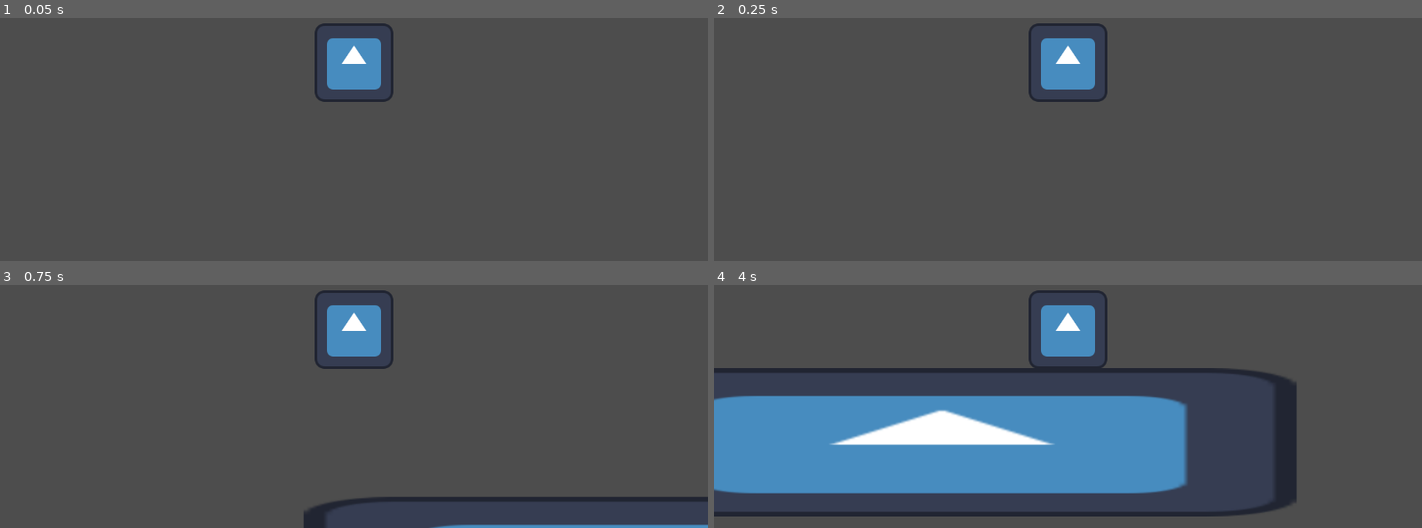
Above: before the commit, frames 1-4 (two rows, left to right).
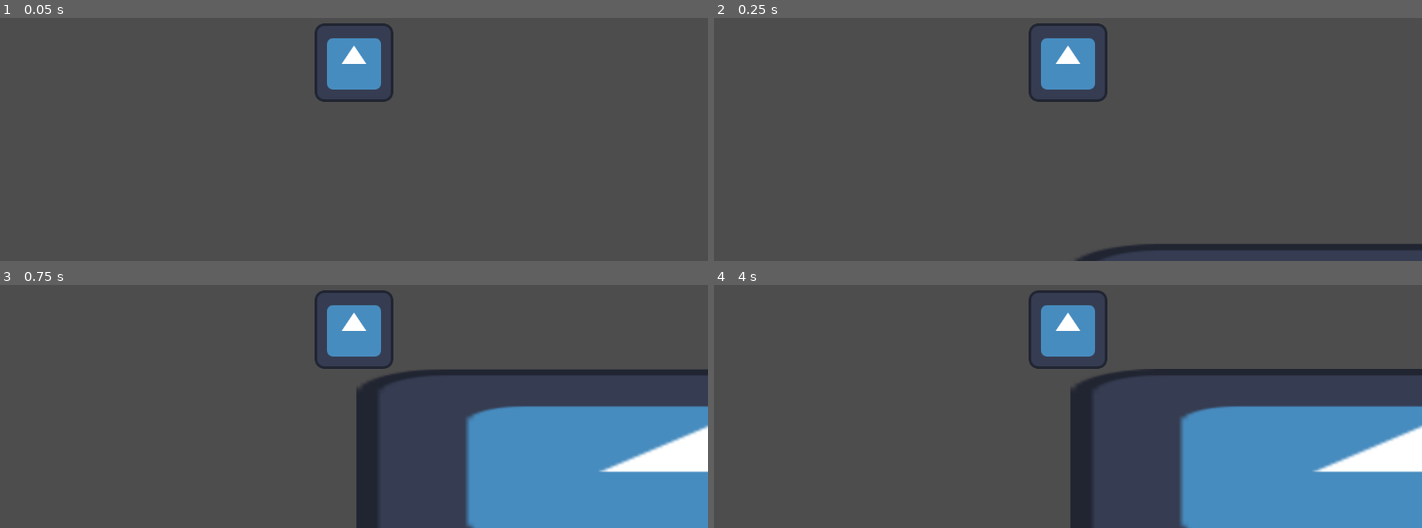
Above: after the commit, the same moments.

Repository: FoxedGuy/rune-ruins
Game: Godot game, scene res://PlayerTest.tscn
Two runs of this game, one before a commit and one after it. Both use one fixed random seed, a clock stepped at 60 frames per second and the inputs below. Before the commit the project starts from res://player_test.tscn. The engine's default icon, where the game draws it, is replaced by a stand-in: a white triangle on a blue panel in a dark square.
Inputs:
- Up to frame 1 (0.05 s): no input
- Up to frame 2 (0.25 s): no input
- Up to frame 3 (0.75 s): tap Enter (ui_accept) at 0.5, 0.6 s; hold Right (ui_right) from 0.53 s (still down)
- Up to frame 4 (4 s): tap W (move_jump, bound only after the commit) at 0.77, 0.8, 1.07, 1.35, 1.52, 1.82, 2.3, 3.02, 3.32, 3.6, 3.77 s; tap Enter (ui_accept) at 1.55, 2.1, 2.85 s; release Right (ui_right) at 2.03 s; hold Left (ui_left) 2.03-2.78 s; hold Right (ui_right) from 2.78 s (still down)

Frame 1 is identical in both runs. In frame 2, 1.5% of the frame differs, in the area x 51-100%, y 93-100%; in frame 3, 21%; in frame 4, 48%, in the area x 0-100%, y 34-100%.

Commit message:
made stand-alone Player scene, renamed files and little player script changes

Diff:
--- a/character_body_2d.gd
+++ b/Player.gd
@@ -5,20 +5,28 @@
 @onready
 var sprite = $Sprite2D
 
-# TODO: should be changed along the way
-var health = 100
-var mana = 30
-var stamina = 50
-var is_attacking: bool = false
+var health: int
+var mana: int
+var stamina: int
 var weapon
 
+# TODO: implement states
+var move_state
+var attack_state
+
+func _ready() -> void:
+	health = 100
+	mana = 50
+	stamina = 80
+
+signal health_changed(new_value)
+
 func attack() -> void:
-	is_attacking = true
 	stamina -= 10
-	is_attacking = false
 
 func get_damage(damage: int) -> void:
 	health -= damage
+	health_changed.emit(health)
 
 func _input(event: InputEvent) -> void:
 	pass
@@ -29,12 +37,12 @@
 		velocity += get_gravity() * delta
 
 	# Handle jump.
-	if Input.is_action_just_pressed("ui_accept") and is_on_floor():
+	if Input.is_action_just_pressed("move_jump") and is_on_floor():
 		velocity.y = JUMP_VELOCITY
 
 	# Get the input direction and handle the movement/deceleration.
 	# As good practice, you should replace UI actions with custom gameplay actions.
-	var direction := Input.get_axis("ui_left", "ui_right")
+	var direction := Input.get_axis("move_left ", "move_right")
 	if direction:
 		velocity.x = direction * SPEED
 	else:
--- /dev/null
+++ b/Player.tscn
@@ -0,0 +1,22 @@
+[gd_scene format=3 uid="uid://b1osu3hae0plb"]
+
+[ext_resource type="Script" uid="uid://cvscmr36uswp3" path="res://Player.gd" id="1_kpjcp"]
+[ext_resource type="Texture2D" uid="uid://lo573ehi77hb" path="res://icon.svg" id="2_kne1u"]
+
+[sub_resource type="RectangleShape2D" id="RectangleShape2D_1snfn"]
+size = Vector2(128, 128)
+
+[node name="Player" type="Node2D" unique_id=969352430]
+
+[node name="PlayerBody" type="CharacterBody2D" parent="." unique_id=779677344]
+script = ExtResource("1_kpjcp")
+
+[node name="CollisionShape2D" type="CollisionShape2D" parent="PlayerBody" unique_id=1948084570]
+shape = SubResource("RectangleShape2D_1snfn")
+
+[node name="Sprite2D" type="Sprite2D" parent="PlayerBody" unique_id=1415132394]
+texture = ExtResource("2_kne1u")
+
+[node name="Camera2D" type="Camera2D" parent="PlayerBody" unique_id=1527530365]
+ignore_rotation = false
+position_smoothing_speed = 2.0
--- /dev/null
+++ b/PlayerTest.tscn
@@ -0,0 +1,22 @@
+[gd_scene format=3 uid="uid://tw3s7qmlfg2g"]
+
+[ext_resource type="PackedScene" uid="uid://b1osu3hae0plb" path="res://Player.tscn" id="1_kleso"]
+[ext_resource type="Texture2D" uid="uid://lo573ehi77hb" path="res://icon.svg" id="2_hgdec"]
+
+[sub_resource type="RectangleShape2D" id="RectangleShape2D_yadnk"]
+size = Vector2(1154.5, 327.5)
+
+[node name="PlayerTest" type="Node2D" unique_id=1392176214]
+
+[node name="Player" parent="." unique_id=969352430 instance=ExtResource("1_kleso")]
+
+[node name="StaticBody2D" type="StaticBody2D" parent="." unique_id=825450937]
+
+[node name="Sprite2D" type="Sprite2D" parent="StaticBody2D" unique_id=297032902]
+position = Vector2(581.5, 487.5)
+scale = Vector2(9.0234375, 2.5390625)
+texture = ExtResource("2_hgdec")
+
+[node name="CollisionShape2D" type="CollisionShape2D" parent="StaticBody2D" unique_id=72043356]
+position = Vector2(579.75, 488.25)
+shape = SubResource("RectangleShape2D_yadnk")
--- a/player_test.tscn
+++ /dev/null
@@ -1,36 +0,0 @@
-[gd_scene format=3 uid="uid://b1osu3hae0plb"]
-
-[ext_resource type="Script" uid="uid://cvscmr36uswp3" path="res://character_body_2d.gd" id="1_e0b2u"]
-[ext_resource type="Texture2D" uid="uid://lo573ehi77hb" path="res://icon.svg" id="1_xys6k"]
-
-[sub_resource type="RectangleShape2D" id="RectangleShape2D_1snfn"]
-size = Vector2(128, 128)
-
-[sub_resource type="RectangleShape2D" id="RectangleShape2D_e0b2u"]
-size = Vector2(1159, 242)
-
-[node name="player_test_scene" type="Node2D" unique_id=969352430]
-
-[node name="CharacterBody2D" type="CharacterBody2D" parent="." unique_id=779677344]
-script = ExtResource("1_e0b2u")
-
-[node name="CollisionShape2D" type="CollisionShape2D" parent="CharacterBody2D" unique_id=1948084570]
-shape = SubResource("RectangleShape2D_1snfn")
-
-[node name="Sprite2D" type="Sprite2D" parent="CharacterBody2D" unique_id=1415132394]
-texture = ExtResource("1_xys6k")
-
-[node name="Camera2D" type="Camera2D" parent="CharacterBody2D" unique_id=1527530365]
-ignore_rotation = false
-position_smoothing_speed = 2.0
-
-[node name="StaticBody2D" type="StaticBody2D" parent="." unique_id=472813825]
-
-[node name="CollisionShape2D" type="CollisionShape2D" parent="StaticBody2D" unique_id=1686217305]
-position = Vector2(574, 665)
-shape = SubResource("RectangleShape2D_e0b2u")
-
-[node name="Sprite2D" type="Sprite2D" parent="StaticBody2D" unique_id=1075252337]
-position = Vector2(575, 664)
-scale = Vector2(9.015625, 1.8906249)
-texture = ExtResource("1_xys6k")
--- a/project.godot
+++ b/project.godot
@@ -11,7 +11,7 @@
 [application]
 
 config/name="Nowy projekt gry"
-run/main_scene="uid://b1osu3hae0plb"
+run/main_scene="uid://tw3s7qmlfg2g"
 config/features=PackedStringArray("4.6", "Forward Plus")
 config/icon="res://icon.svg"
 
@@ -20,6 +20,29 @@
 version_control/plugin_name="GitPlugin"
 version_control/autoload_on_startup=true
 
+[input]
+
+move_right={
+"deadzone": 0.2,
+"events": [Object(InputEventKey,"resource_local_to_scene":false,"resource_name":"","device":-1,"window_id":0,"alt_pressed":false,"shift_pressed":false,"ctrl_pressed":false,"meta_pressed":false,"pressed":false,"keycode":0,"physical_keycode":68,"key_label":0,"unicode":100,"location":0,"echo":false,"script":null)
+]
+}
+"move_left "={
+"deadzone": 0.2,
+"events": [Object(InputEventKey,"resource_local_to_scene":false,"resource_name":"","device":-1,"window_id":0,"alt_pressed":false,"shift_pressed":false,"ctrl_pressed":false,"meta_pressed":false,"pressed":false,"keycode":0,"physical_keycode":65,"key_label":0,"unicode":97,"location":0,"echo":false,"script":null)
+]
+}
+move_jump={
+"deadzone": 0.2,
+"events": [Object(InputEventKey,"resource_local_to_scene":false,"resource_name":"","device":-1,"window_id":0,"alt_pressed":false,"shift_pressed":false,"ctrl_pressed":false,"meta_pressed":false,"pressed":false,"keycode":0,"physical_keycode":87,"key_label":0,"unicode":119,"location":0,"echo":false,"script":null)
+]
+}
+move_crouch={
+"deadzone": 0.2,
+"events": [Object(InputEventKey,"resource_local_to_scene":false,"resource_name":"","device":-1,"window_id":0,"alt_pressed":false,"shift_pressed":false,"ctrl_pressed":false,"meta_pressed":false,"pressed":false,"keycode":0,"physical_keycode":83,"key_label":0,"unicode":115,"location":0,"echo":false,"script":null)
+]
+}
+
 [physics]
 
 3d/physics_engine="Jolt Physics"
Renamed: character_body_2d.gd.uid -> Player.gd.uid
